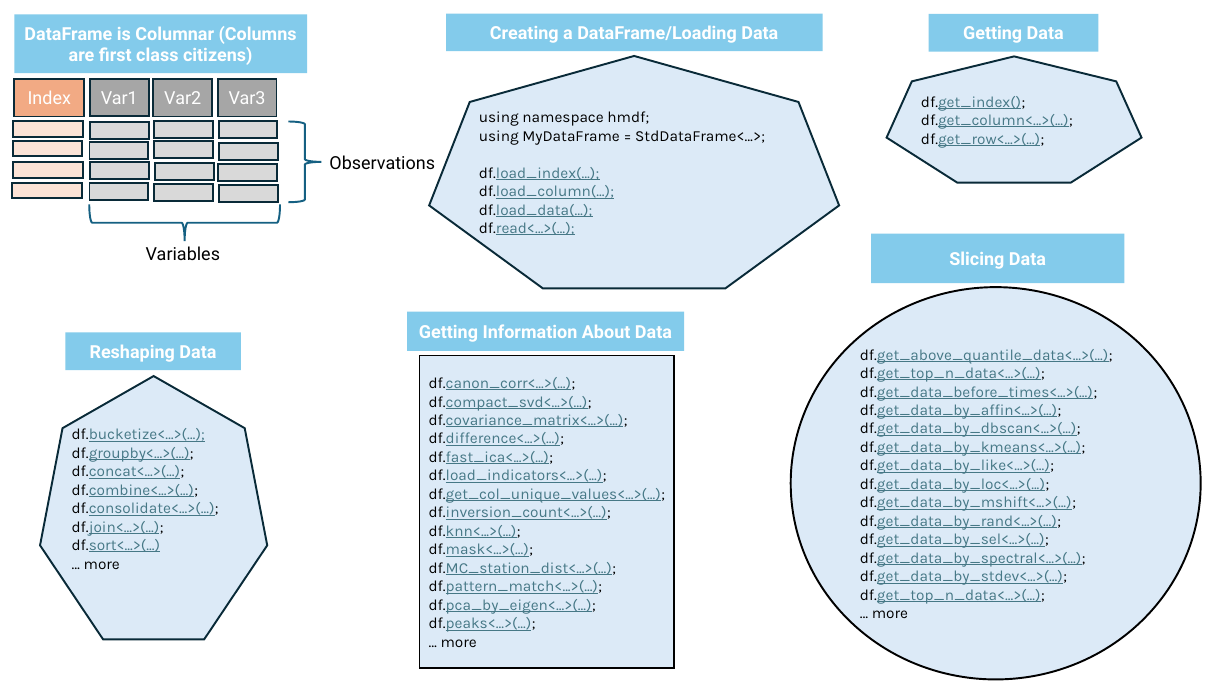
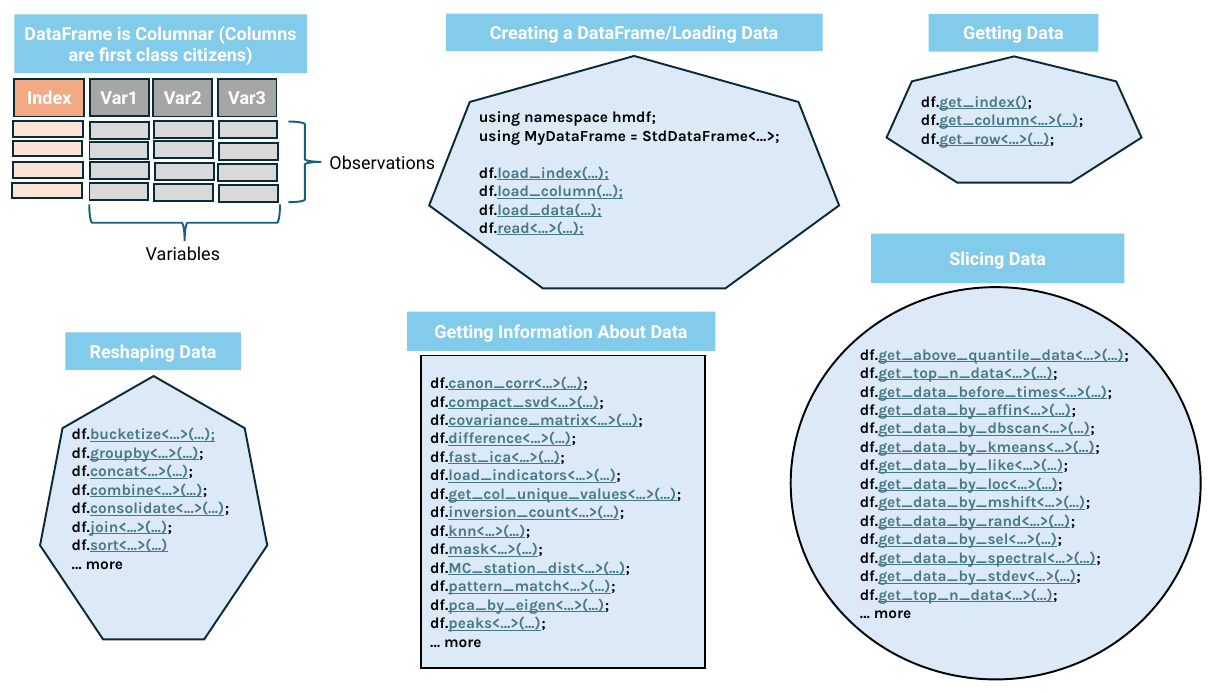
Before and after one commit to hosseinmoein/DataFrame, a slide deck: slide 1 of docs/CheatSheet.pptx. Drawn at 1232x693 pixels with LibreOffice and Linux fonts; fonts in the diff are those of the drawing. Boxes give left, top, right and bottom in pixels: in the first picture for what was removed or moved away, otherwise in the second. Text is boxed around its words. In the diff, an @@ line names an element or a change of style, - is before the commit and + after.

```diff
--- a/docs/CheatSheet.pptx
+++ b/docs/CheatSheet.pptx
@@ rectangle "Getting Information About Data" resized from (x1=408, y1=311, x2=685, y2=351) to (x1=408, y1=311, x2=716, y2=351) @@
@@ bold on in 5 elements at (x1=430, y1=56, x2=840, y2=289), (x1=40, y1=376, x2=267, y2=640), (x1=887, y1=56, x2=1142, y2=183), (x1=791, y1=287, x2=1202, y2=680), (x1=421, y1=356, x2=705, y2=668) @@
@@ rectangle "df.canon_corr<...>(...);" resized from (x1=420, y1=356, x2=675, y2=668) to (x1=421, y1=356, x2=705, y2=668) @@
```
Also in this commit, not shown: 1 other slide changed, 1 slide added, 1 other file.
